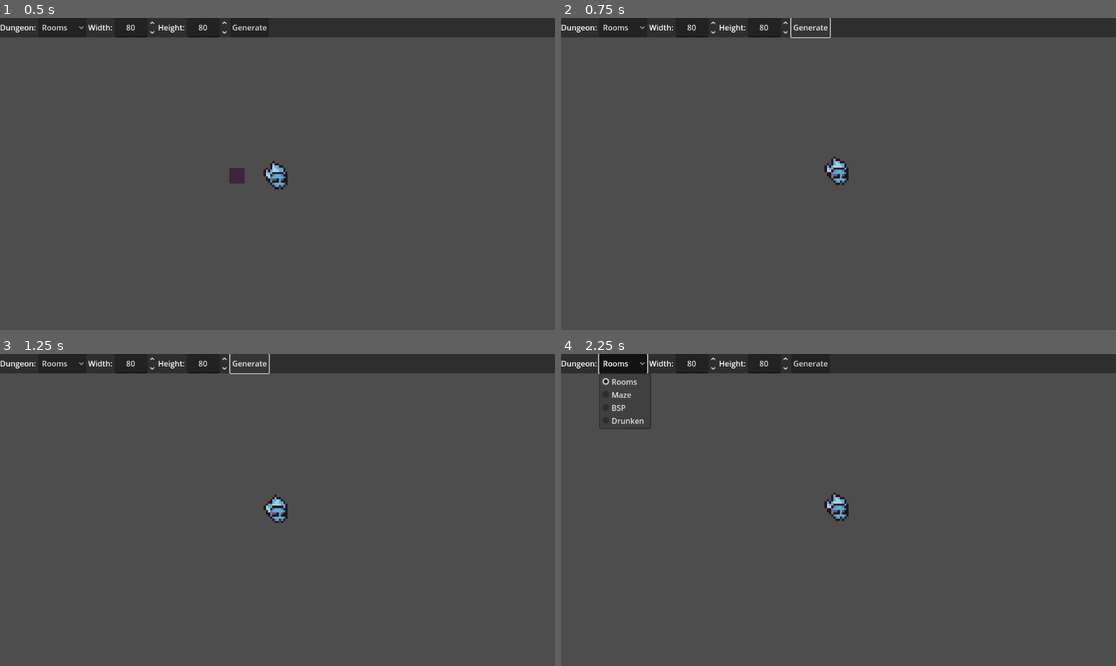
Above: before the commit, frames 1-4 (two rows, left to right).
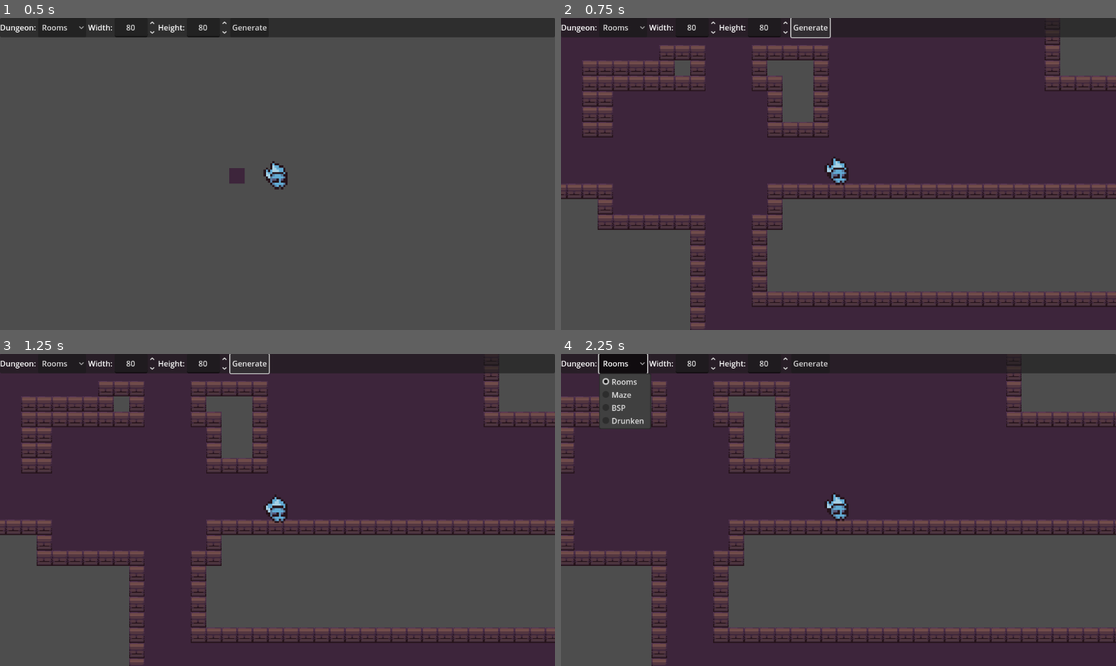
Above: after the commit, the same moments.

Repository: Jim-23/ProceduralGenerationBP
Game: Godot game, scene res://scenes/main.tscn
Same seed, same stepped clock (60 frames per second), same inputs: the game is played once before the commit and once after it.
Inputs:
- Up to frame 1 (0.5 s): no input
- Up to frame 2 (0.75 s): click "Generate" at 0.5 s
- Up to frame 3 (1.25 s): no input
- Up to frame 4 (2.25 s): click "Rooms" at 1.25 s; tap Enter at 2 s; hold Right (ui_right) from 2.03 s (still down); tap Z at 2.1 s

Frame 1 is identical in both runs. In frame 2, 58% of the frame differs, in the area x 0-100%, y 0-100%; in frame 3, 59%; in frame 4, 57%.

Commit message:
Generates basic maze structure.
Refactors the maze generation algorithm to produce a basic maze layout.

Removes the maze thickening step and focuses on generating a thin, single-tile-wide maze structure. Updates the player placement logic to ensure correct positioning within the generated dungeon.

Diff:
--- a/proceduralgenerationproject/dungeons/algorithms/maze_generator.gd
+++ b/proceduralgenerationproject/dungeons/algorithms/maze_generator.gd
@@ -1,3 +1,4 @@
+# res://dungeons/algorithms/maze_generator.gd
 extends RefCounted
 
 const TILE_EMPTY: int = 0
@@ -5,14 +6,6 @@
 const TILE_WALL: int = 2
 
 static func generate(width: int, height: int) -> Array:
-	# 1) generate thin maze (1-tile-wide corridors)
-	var thin_map: Array = _generate_thin_maze(width, height)
-	# 2) thicken corridors by radius 1 -> approx 3 tiles wide
-	var thick_map: Array = _thicken_maze(thin_map, width, height, 1)
-	return thick_map
-
-
-static func _generate_thin_maze(width: int, height: int) -> Array:
 	var map: Array = []
 
 	# Start with all walls
@@ -29,7 +22,7 @@
 	if cells_w <= 0 or cells_h <= 0:
 		return map
 
-	# Visited cells
+	# Visited array for cells
 	var visited: Array = []
 	for cy: int in range(cells_h):
 		var row_visited: Array = []
@@ -45,6 +38,7 @@
 	stack.append(start)
 	(visited[start.y] as Array)[start.x] = true
 
+	# Directions in cell space
 	var dirs: Array[Vector2i] = [
 		Vector2i(1, 0),
 		Vector2i(-1, 0),
@@ -55,6 +49,7 @@
 	while stack.size() > 0:
 		var current: Vector2i = stack[stack.size() - 1]
 
+		# Collect unvisited neighbours
 		var neighbours: Array[Vector2i] = []
 		for d: Vector2i in dirs:
 			var nx: int = current.x + d.x
@@ -69,46 +64,17 @@
 			neighbours.shuffle()
 			var next: Vector2i = neighbours[0]
 
-			# Convert cell coords to tile coords (thin)
+			# Convert cell coords to tile coords
 			var x1: int = current.x * 2 + 1
 			var y1: int = current.y * 2 + 1
 			var x2: int = next.x * 2 + 1
 			var y2: int = next.y * 2 + 1
-			var xm: int = (x1 + x2) / 2
-			var ym: int = (y1 + y2) / 2
 
 			(map[y1] as Array)[x1] = TILE_FLOOR
 			(map[y2] as Array)[x2] = TILE_FLOOR
-			(map[ym] as Array)[xm] = TILE_FLOOR
+			(map[(y1 + y2) / 2] as Array)[(x1 + x2) / 2] = TILE_FLOOR
 
 			(visited[next.y] as Array)[next.x] = true
 			stack.append(next)
 
 	return map
-
-
-static func _thicken_maze(thin_map: Array, width: int, height: int, radius: int) -> Array:
-	var thick_map: Array = []
-
-	# start with all walls
-	for y: int in range(height):
-		var row: Array = []
-		for x: int in range(width):
-			row.append(TILE_WALL)
-		thick_map.append(row)
-
-	for y: int in range(height):
-		var row_thin: Array = thin_map[y]
-		for x: int in range(row_thin.size()):
-			if row_thin[x] == TILE_FLOOR:
-				# make a small "plus" or block around this floor
-				for dy: int in range(-radius, radius + 1):
-					for dx: int in range(-radius, radius + 1):
-						# choose shape; keep this for 3-tiles wide corridors:
-						if abs(dx) + abs(dy) <= radius:
-							var nx: int = x + dx
-							var ny: int = y + dy
-							if nx >= 0 and nx < width and ny >= 0 and ny < height:
-								(thick_map[ny] as Array)[nx] = TILE_FLOOR
-
-	return thick_map
--- a/proceduralgenerationproject/scenes/main.tscn
+++ b/proceduralgenerationproject/scenes/main.tscn
@@ -4,9 +4,10 @@
 [ext_resource type="TileSet" uid="uid://htsy2stofpfi" path="res://tilesets/DungeonTileset.tres" id="1_o5qli"]
 [ext_resource type="PackedScene" uid="uid://ci6xv1na1j7qb" path="res://scenes/player.tscn" id="3_sugp2"]
 
-[node name="Main" type="Node2D" node_paths=PackedStringArray("tilemap")]
+[node name="Main" type="Node2D" node_paths=PackedStringArray("tilemap", "player")]
 script = ExtResource("1_0wfyh")
 tilemap = NodePath("DungeonLayer")
+player = NodePath("Player")
 
 [node name="Player" parent="." instance=ExtResource("3_sugp2")]
 
--- a/proceduralgenerationproject/scripts/main.gd
+++ b/proceduralgenerationproject/scripts/main.gd
@@ -127,4 +127,10 @@
 
 	var tile_pos: Vector2i = floor_tiles[randi() % floor_tiles.size()]
 	var world_pos: Vector2 = tilemap.map_to_local(tile_pos)
+
+	# Adjust for tile size to place player at the bottom-center of the tile
+	# Get tile size from the tilemap
+	var tile_size: Vector2i = tilemap.tile_set.tile_size
+	world_pos.y += tile_size.y / 2
+
 	player.global_position = world_pos
Not shown, changed: proceduralgenerationproject/.DS_Store
Not shown, added: proceduralgenerationproject/dungeons/.DS_Store
